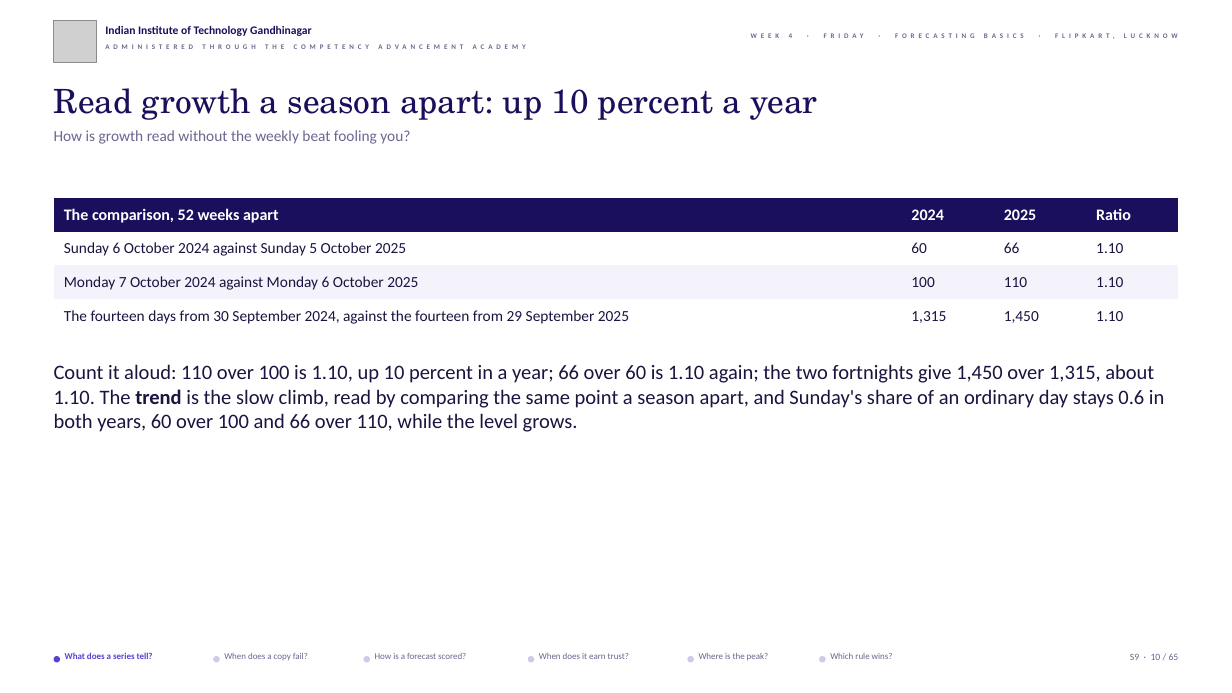
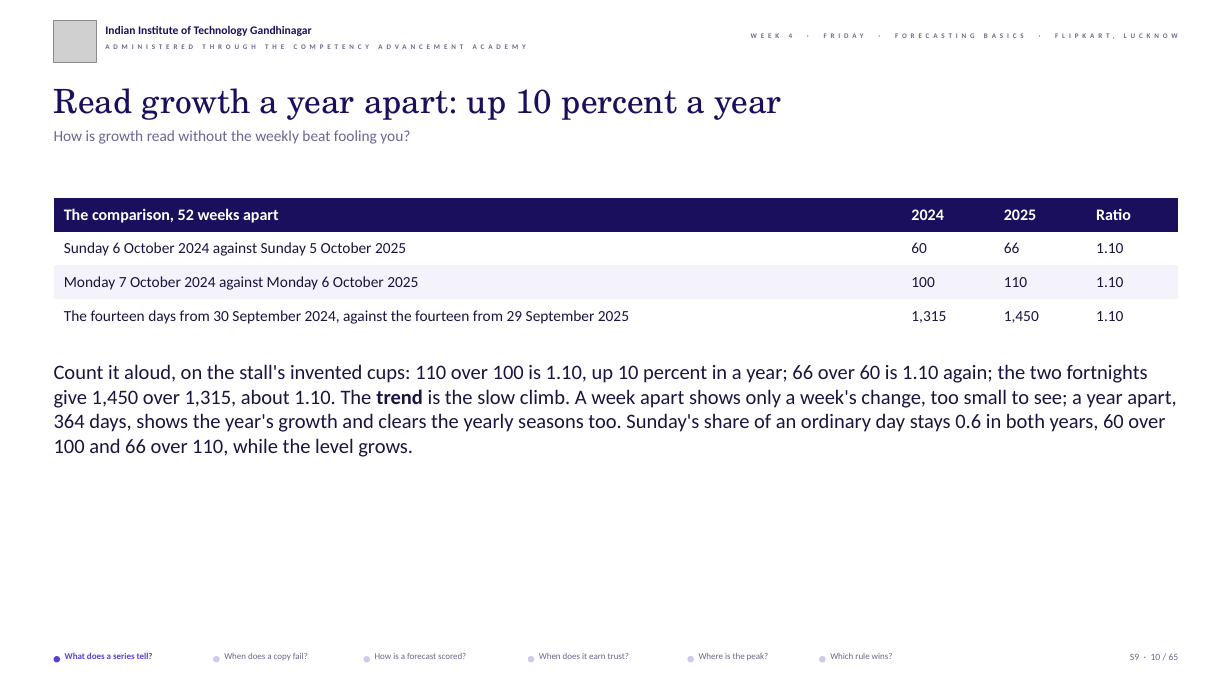
Before and after one commit to fde-academy-lab/c2-content-factory, a slide deck: slide 10 of content/W04/D5/slides/C2_W04_D05_half1_STUDENT.pptx. Drawn at 1232x693 pixels with LibreOffice and Linux fonts; fonts in the diff are those of the drawing; grey boxes stand for pictures; background and template pictures are left out. Boxes give left, top, right and bottom in pixels: in the first picture for what was removed or moved away, otherwise in the second. Text is boxed around its words. In the diff, an @@ line names an element or a change of style, - is before the commit and + after.

```diff
--- a/content/W04/D5/slides/C2_W04_D05_half1_STUDENT.pptx
+++ b/content/W04/D5/slides/C2_W04_D05_half1_STUDENT.pptx
@@ text at (54, 88, 781, 120): text changed @@
-Read growth a season apart: up 10 percent a year
+Read growth a year apart: up 10 percent a year
@@ text at (54, 364, 1176, 457): text changed @@
-Count it aloud: 110 over 100 is 1.10, up 10 percent in a year; 66 over 60 is 1.10 again; the two fortnights give 1,450 over 1,315, about 1.10. The trend is the slow climb, read by comparing the same point a season apart, and Sunday's share of an ordinary day stays 0.6 in both years, 60 over 100 and 66 over 110, while the level grows.
+Count it aloud, on the stall's invented cups: 110 over 100 is 1.10, up 10 percent in a year; 66 over 60 is 1.10 again; the two fortnights give 1,450 over 1,315, about 1.10. The trend is the slow climb. A week apart shows only a week's change, too small to see; a year apart, 364 days, shows the year's growth and clears the yearly seasons too. Sunday's share of an ordinary day stays 0.6 in both years, 60 over 100 and 66 over 110, while the level grows.
```
Also in this commit, not shown: 45 other slides changed, 5 other files.
